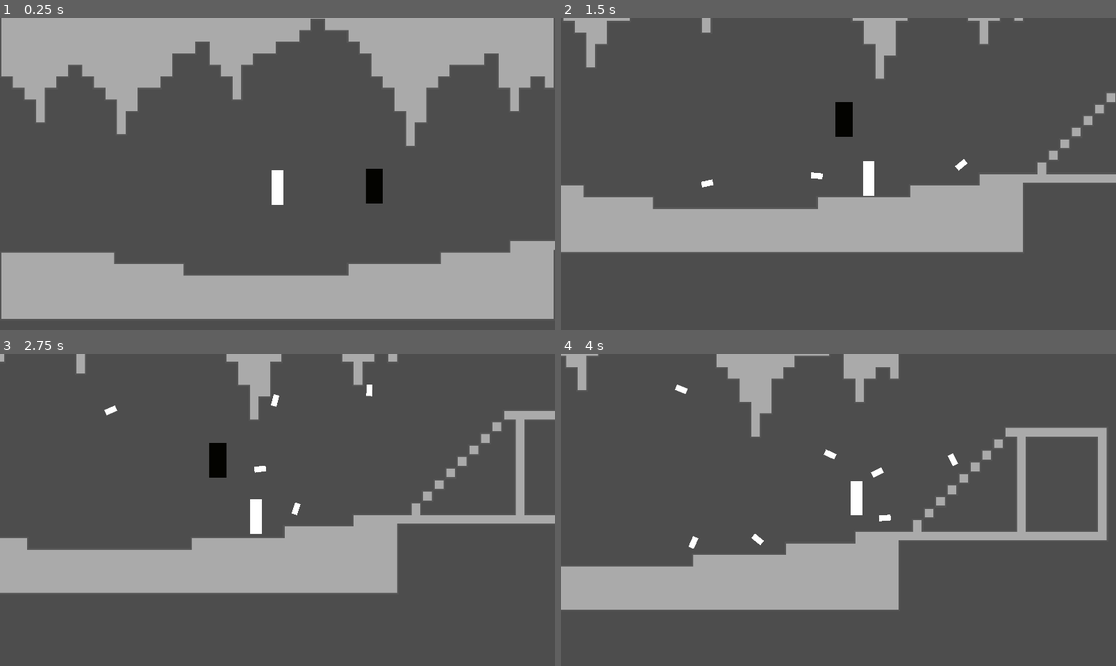
Above: before the commit, frames 1-4 (two rows, left to right).
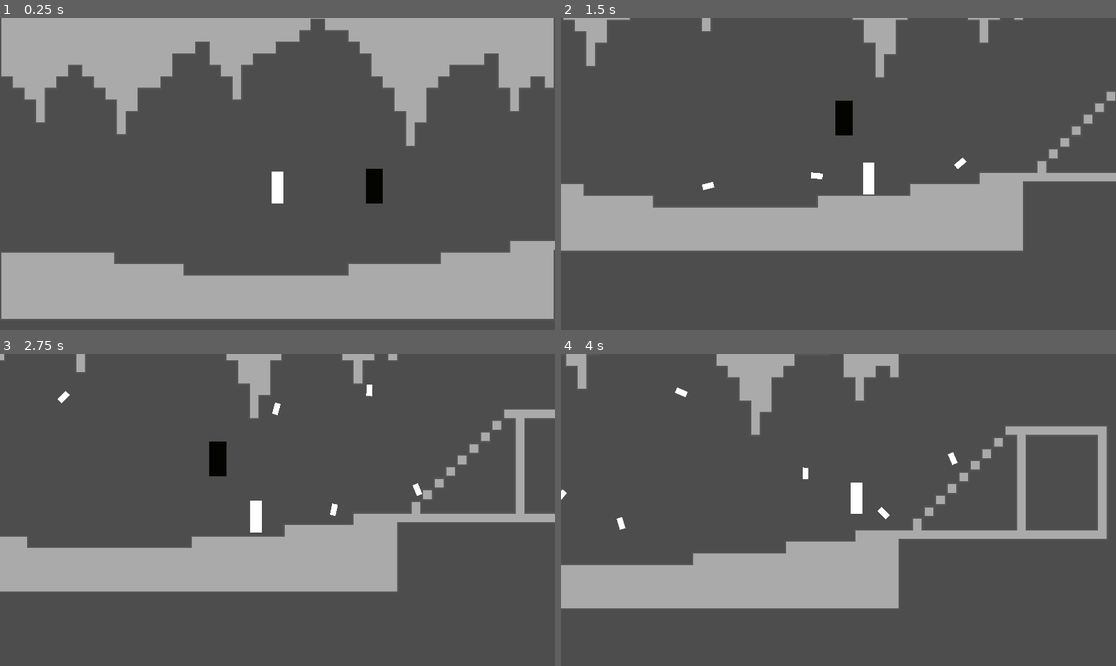
Above: after the commit, the same moments.

Repository: Crafter549/Action-Game-Hackathon
Game: Godot game, scene res://main.tscn
Same seed, same stepped clock (60 frames per second), same inputs: the game is played once before the commit and once after it.
Inputs (mouse positions are in pixels of both pictures, inside the frame that each line leads up to):
- Up to frame 1 (0.25 s): no input
- Up to frame 2 (1.5 s): move the mouse to (960, 158) at 0.52 s; hold D (move_right) from 0.53 s (still down); click (960, 158) at 0.6 s; tap W (jump) at 0.77 s; move the mouse to (727, 189) at 1.27 s; click (727, 189) at 1.35 s
- Up to frame 3 (2.75 s): tap W (jump) at 1.52 s; move the mouse to (333, 441) at 2.02 s; release D (move_right) at 2.03 s; hold A (move_left) from 2.03 s (still down); click (333, 441) at 2.1 s
- Up to frame 4 (4 s): move the mouse to (810, 572) at 2.77 s; release A (move_left) at 2.78 s; hold D (move_right) from 2.78 s (still down); click (810, 572) at 2.85 s; tap W (jump) at 3.02, 3.77 s; move the mouse to (1005, 556) at 3.52 s; click (1005, 556) at 3.6 s

The runs differ from the first frame. In frame 1, less than 0.1% of the frame differs, in the area x 48-52%, y 48-60%; in frame 2, 1.2%; in frame 3, 1.6%; in frame 4, 1.8%, in the area x 0-99%, y 0-82%.

Commit message:
Shortened player slightly

Diff:
--- a/action-game-hackathon/player.tscn
+++ b/action-game-hackathon/player.tscn
@@ -3,10 +3,10 @@
 [ext_resource type="Script" uid="uid://dy40an12xdio4" path="res://player.gd" id="1_4flbx"]
 
 [sub_resource type="RectangleShape2D" id="RectangleShape2D_sh265"]
-size = Vector2(40, 120)
+size = Vector2(40, 110)
 
 [sub_resource type="RectangleShape2D" id="RectangleShape2D_4flbx"]
-size = Vector2(20, 100)
+size = Vector2(20, 90)
 
 [node name="Player" type="CharacterBody2D" unique_id=71939808]
 collision_layer = 2
@@ -19,9 +19,9 @@
 anchor_right = 0.5
 anchor_bottom = 0.5
 offset_left = -20.0
-offset_top = -60.0
+offset_top = -55.0
 offset_right = 20.0
-offset_bottom = 60.0
+offset_bottom = 55.0
 grow_horizontal = 2
 grow_vertical = 2
 size_flags_horizontal = 4
